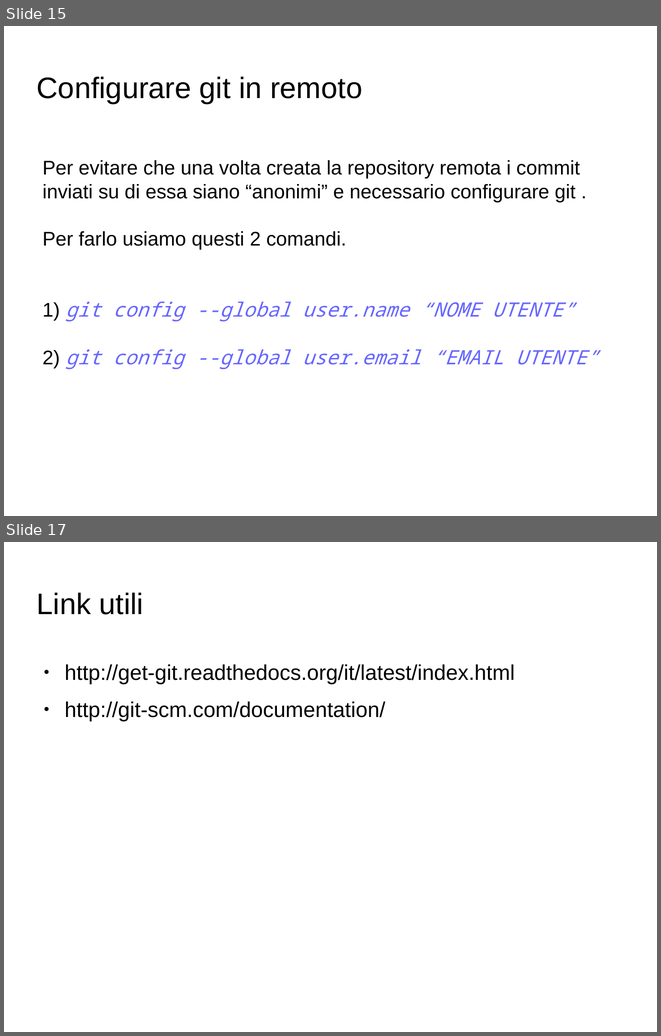
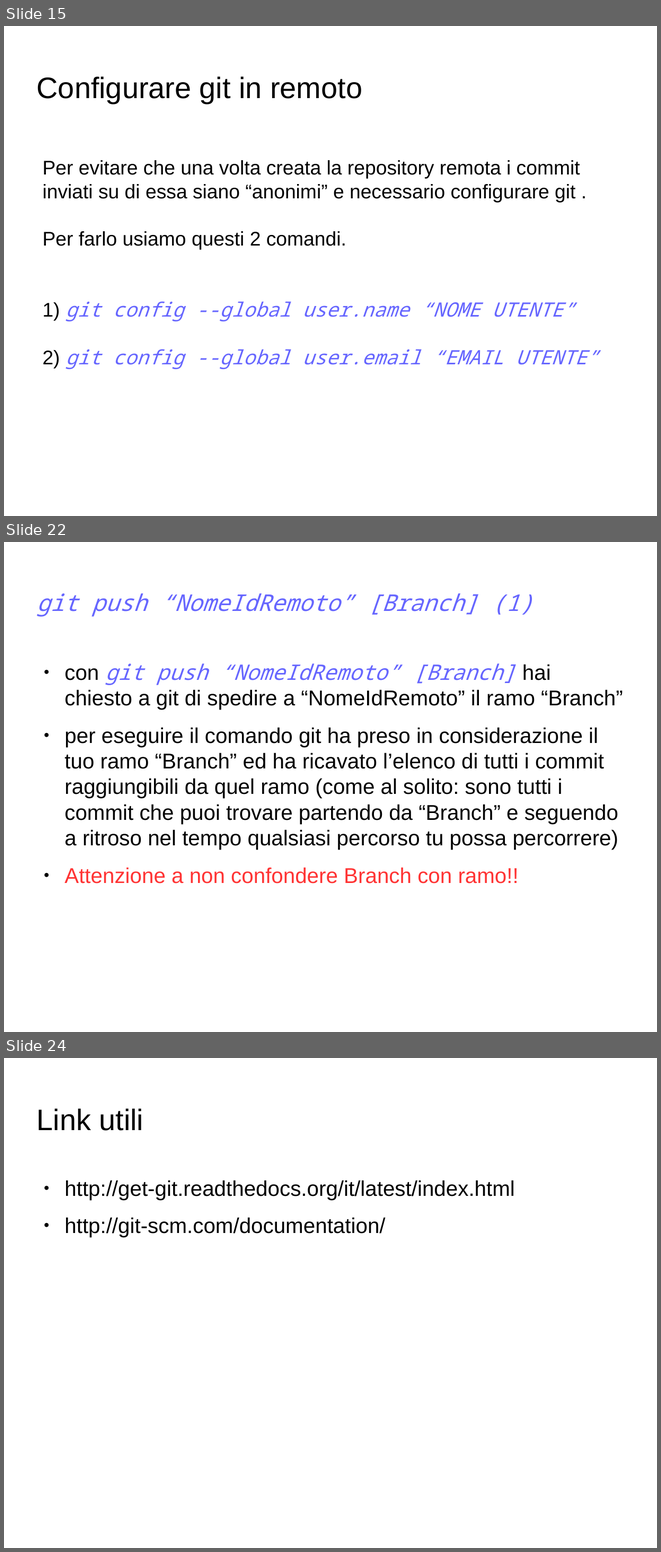
Before and after one commit to GioeleCicchini/Git-Presentation, a slide deck: presentazione git.odp. Shown one above the other, each under a label of ours: slides 15 and 17 before the commit, slides 15, 22 and 24 after it; the slides between them are not shown. The pictures are 661x1036 and 661x1552 pixels, drawn with LibreOffice and Linux fonts; fonts in the diff are those of the drawing; background and template pictures are left out. Boxes give left, top, right and bottom in pixels: in the first picture for what was removed or moved away, otherwise in the second. Text is boxed around its words. In the diff, an @@ line names an element or a change of style, - is before the commit and + after.

```diff
--- a/presentazione git.odp
+++ b/presentazione git.odp
@@ slide 22 added at [4,542,657,1032], background picture (left out) @@
@@ title added at [37,593,533,617], 28 pt, text #6666FF, italic @@
+git push “NomeIdRemoto” [Branch] (1)
@@ text added at [64,663,623,883], 26 pt, text #000000 @@
+● con git push “NomeIdRemoto” [Branch] hai chiesto a git di spedire a “NomeIdRemoto” il ramo “Branch”
+● per eseguire il comando git ha preso in considerazione il tuo ramo “Branch” ed ha ricavato l’elenco di tutti i commit raggiungibili da quel ramo (come al solito: sono tutti i commit che puoi trovare partendo da “Branch” e seguendo a ritroso nel tempo qualsiasi percorso tu possa percorrere)
+● Attenzione a non confondere Branch con ramo!!
@@ what was slide 17 is now slide 24 @@
```
Also in this commit, not shown: 1 slide changed, 6 other slides added, 1 other file.
